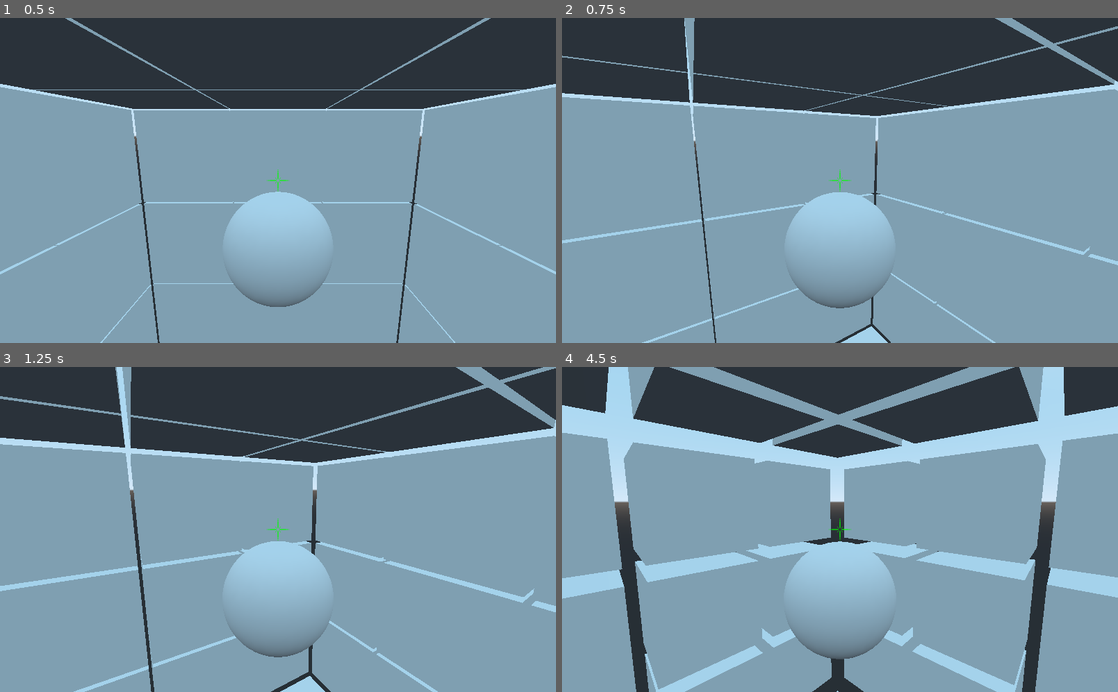
Above: before the commit, frames 1-4 (two rows, left to right).
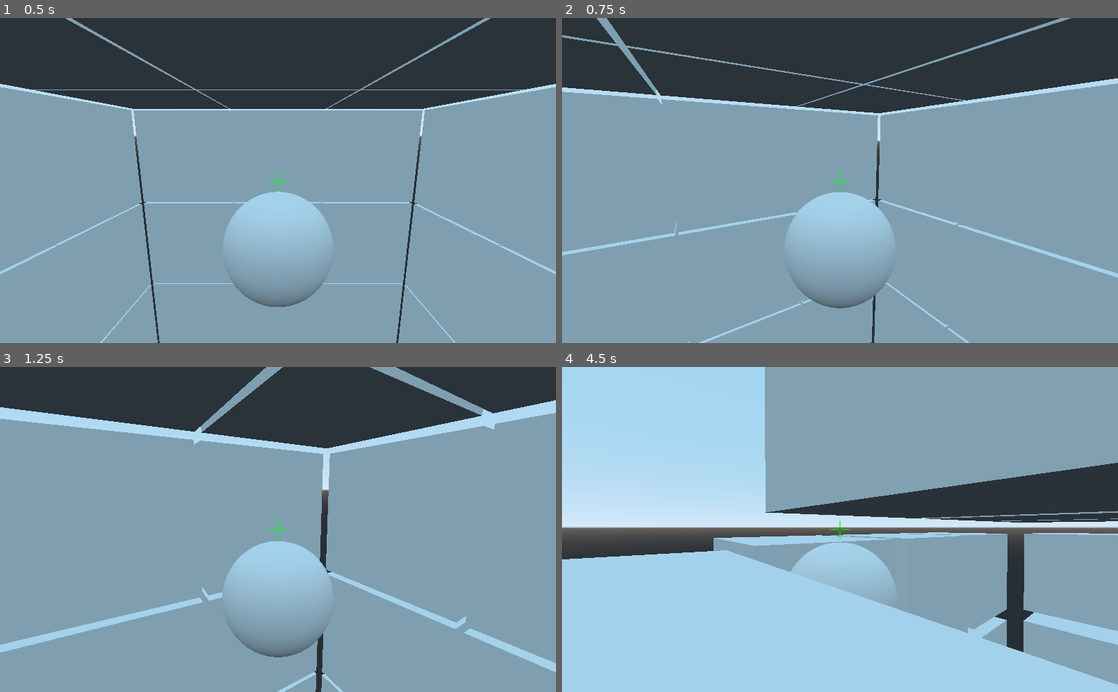
Above: after the commit, the same moments.

Repository: winston-yallow/leaps_and_bounds
Game: Godot game, scene res://levels/00_TestLevel.tscn
The game is run twice, just before and just after one commit, with the same random seed, the same clock (stepped at 60 frames per second) and the same inputs.
Inputs (mouse positions are in pixels of both pictures, inside the frame that each line leads up to):
- Up to frame 1 (0.5 s): no input
- Up to frame 2 (0.75 s): move the mouse to (867, 180) at 0.52 s; press the mouse at (867, 180) at 0.53 s
- Up to frame 3 (1.25 s): no input
- Up to frame 4 (4.5 s): move the mouse to (812, 529) at 1.27 s; release the mouse at (812, 529) at 1.28 s; click (812, 529) at 1.35 s; move the mouse to (851, 523) at 2.02 s; press the mouse at (851, 523) at 2.03 s; move the mouse to (834, 536) at 2.77 s; release the mouse at (834, 536) at 2.78 s; click (834, 536) at 2.85 s; move the mouse to (878, 532) at 3.52 s; press the mouse at (878, 532) at 3.53 s; move the mouse to (795, 526) at 4.27 s; release the mouse at (795, 526) at 4.28 s; click (795, 526) at 4.35 s

Frame 1 is identical in both runs. In frame 2, 7.2% of the frame differs, in the area x 0-100%, y 0-100%; in frame 3, 16%; in frame 4, 72%.

Commit message:
Implement basic player movement

Diff:
--- a/game/player/Player.gd
+++ b/game/player/Player.gd
@@ -6,9 +6,15 @@
 var min_vertical_rotation := -75.0
 var max_vertical_rotation := +75.0
 var ray_length := 100.0
+var distance_from_objects := 0.5
 
 var current_state: int = STATE.WAITING
 var current_ray_result = null
+
+var movement_progress := 0.0
+var movement_starting_transform: Transform
+var movement_target: FloatingBody
+var movement_rel_offset: Vector3
 
 onready var cam_pivot := $CameraPivot
 onready var cam: Camera = $CameraPivot/ClippedCamera
@@ -28,7 +34,15 @@
             )
         elif event.is_action_pressed("start_move"):
             if current_ray_result != null:
-                print(current_ray_result)
+                current_state = STATE.MOVING
+                movement_progress = 0.0
+                movement_starting_transform = global_transform
+                movement_target = current_ray_result.collider
+                var collider_center := movement_target.global_transform.origin
+                var position := current_ray_result.position as Vector3
+                var normal := current_ray_result.normal as Vector3
+                var target_pos := position + (normal * distance_from_objects)
+                movement_rel_offset = target_pos - collider_center
             else:
                 print("No movement target found")
 
@@ -42,3 +56,15 @@
             current_ray_result = result
         else:
             current_ray_result = null
+    elif current_state == STATE.MOVING:
+        movement_progress = min(movement_progress + delta, 1.0)
+        var target := Transform(
+            movement_starting_transform.basis,
+            movement_target.global_transform.origin + movement_rel_offset
+        )
+        global_transform = movement_starting_transform.interpolate_with(
+            target,
+            movement_progress
+        )
+        if movement_progress >= 1.0:
+            current_state = STATE.WAITING
